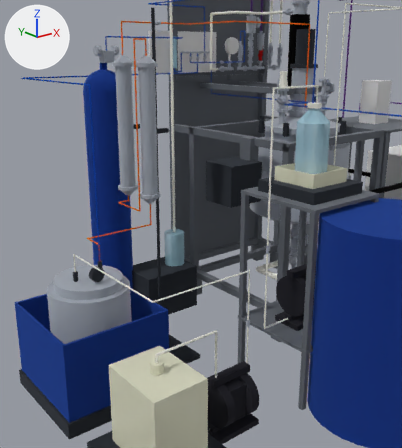
An edit to the glTF model tefkot/3d/tefkot-770-ustanovka.glb, drawn before and after from the same camera.
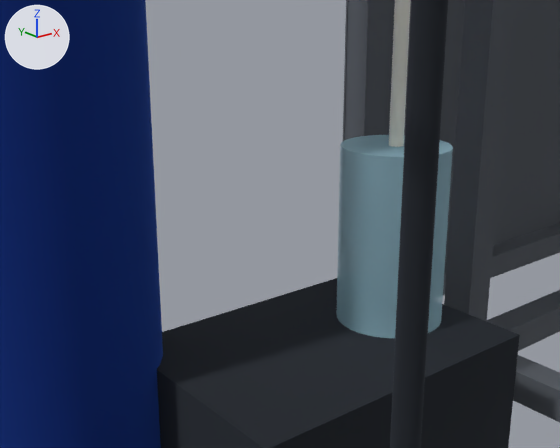
There are two pictures of each version: one from a 50 mm lens placed at (-2434.0, -2134.0, 1516.0), pointed at (-397.0, 412.0, 497.0), one close up from a 50 mm lens placed at (-1164.0, -87.0, 629.0), pointed at (-646.0, 561.0, 370.0). Lighting does not change. The marker at upper left points along +X, +Y and +Z. The first two pictures are the older version. Where no turn or scale is listed for an object, it has been applied to the vertices. Vertices at exactly the same position are counted once.

Names of what the first close-up shows: 'Баллон аргона 40 л (AR-1)', 'Вакуумный шланг от гребёнки к сепаратору', 'Насос вакуумный мембранный химический (VP-1)', 'Рама-стойка реактора Wiggens', 'Склянка-сепаратор перед вакуумным насосом (CT-1)', 'Штатив колонн осушки'.
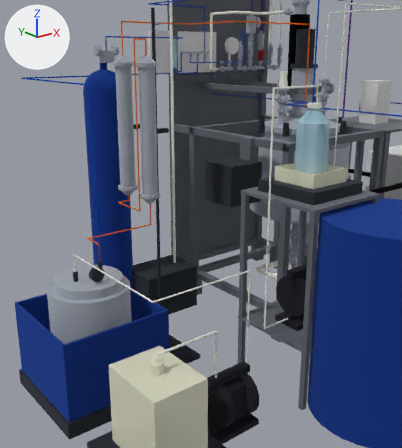
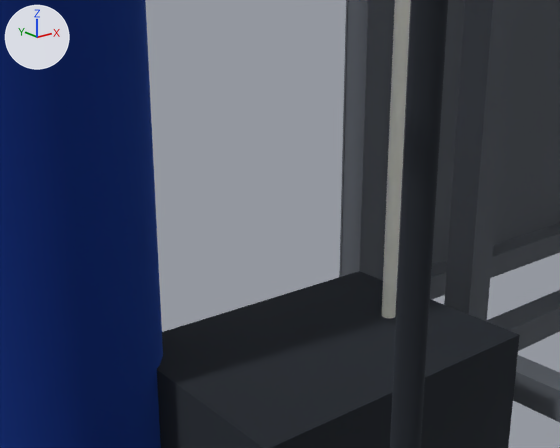
Diff of the bpy script that builds the scene:
```diff
--- a/tefkot/3d/tefkot-770-ustanovka.glb.py
+++ b/tefkot/3d/tefkot-770-ustanovka.glb.py
@@ me_вакуумный_шланг_от_гребёнки_к_сепаратору @@
 # used by ob_вакуумный_шланг_от_гребёнки_к_сепаратору; location = (0.0, 0.0, 0.0)
-me_вакуумный_шланг_от_гребёнки_к_сепаратору.from_pydata(...)  # 1004 vertices, 2074 faces; spans x -558.0..458.0, y 472.0..628.0, z 460.0..1908.0
+me_вакуумный_шланг_от_гребёнки_к_сепаратору.from_pydata(...)  # 1004 vertices, 2074 faces; spans x -558.0..458.0, y 472.0..628.0, z 260.0..1908.0
+# me_вакуумный_шланг_от_гребёнки_к_сепаратору part 1: all 32 vertices in x -558.0..-542.0, y 472.0..488.0, z 460.0 are moved by (0.0, 0.0, -200.0)
 me_вакуумный_шланг_от_гребёнки_к_сепаратору.materials.append(mat_mat_5)
@@ ob_склянка_сепаратор_перед_вакуумным_насосом__ct_1 @@
-ob_склянка_сепаратор_перед_вакуумным_насосом__ct_1 = bpy.data.objects.new('Склянка-сепаратор перед вакуумным насосом (CT-1)', me_склянка_сепаратор_перед_вакуумным_насосом__ct_1)
-ob_склянка_сепаратор_перед_вакуумным_насосом__ct_1.location = (0.0, 0.0, 0.0)
```

What differs and where, as boxes (x1, y1, x2, y2) in the close-ups (560 x 448 px; the box of a moved part takes in the faces that stretch with it):
'Склянка-сепаратор перед вакуумным насосом (CT-1)', deleted: before (336, 135, 453, 338)
part 1 of me_вакуумный_шланг_от_гребёнки_к_сепаратору, moved or reshaped: before (389, 131, 404, 147); after (382, 131, 404, 318)
